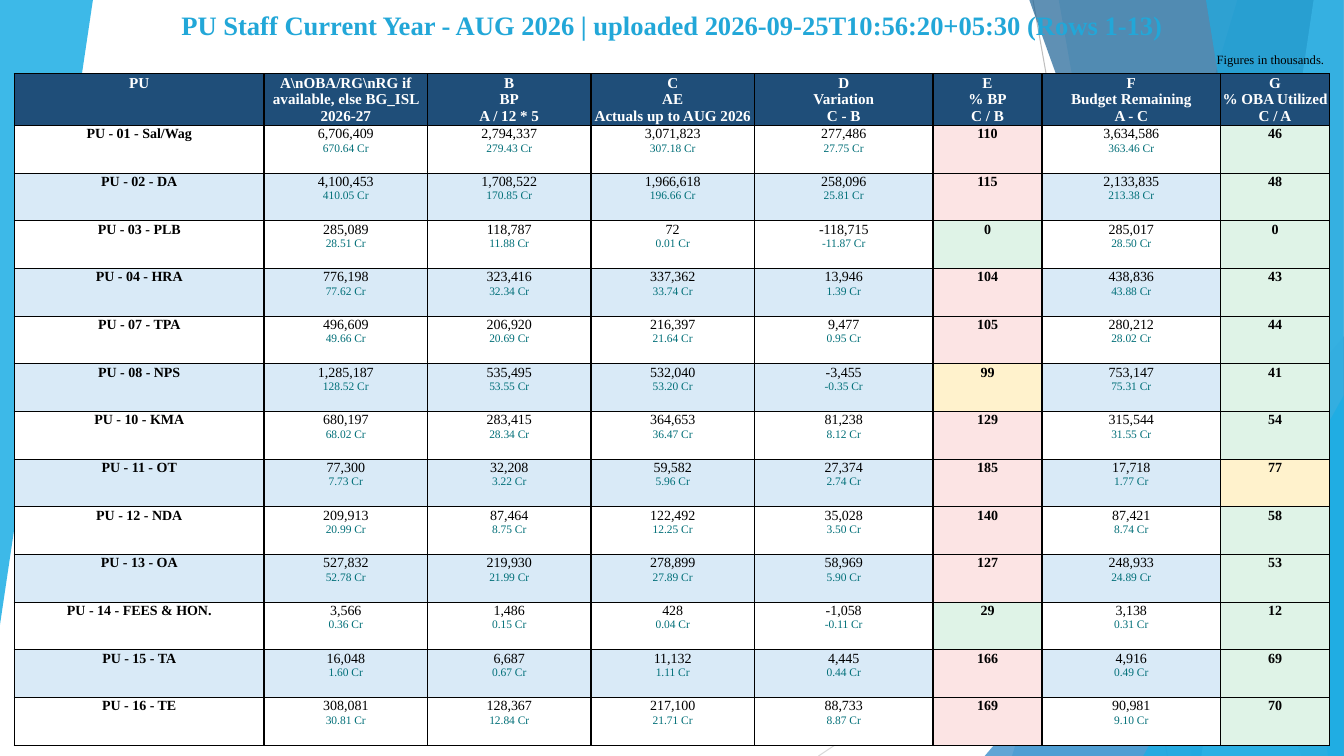
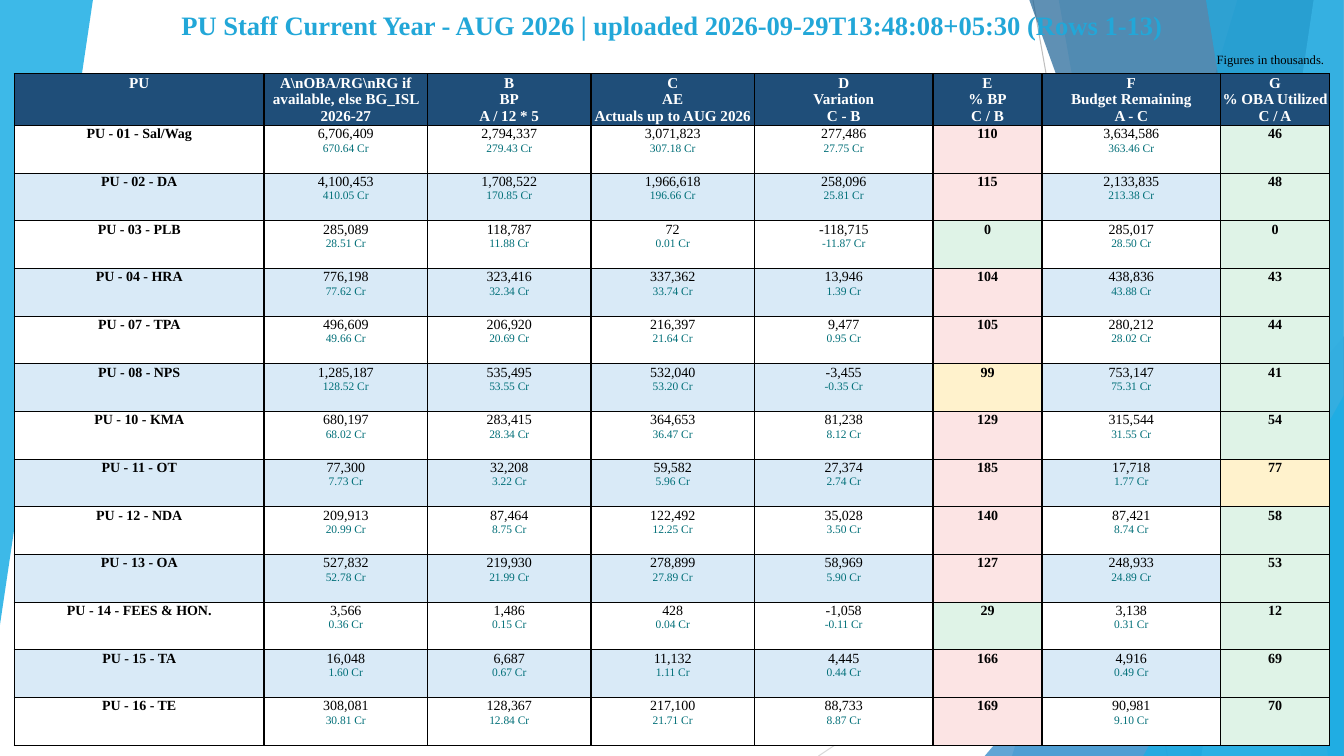
Before and after one commit to girishtiwari007/MB-BUDGET, a slide deck: slide 3 of exports/Moradabad_Division_Current_Year_Budget_Analysis.pptx. Drawn at 1344x756 pixels with LibreOffice and Linux fonts; fonts in the diff are those of the drawing. Boxes give left, top, right and bottom in pixels: in the first picture for what was removed or moved away, otherwise in the second. Text is boxed around its words. In the diff, an @@ line names an element or a change of style, - is before the commit and + after.

```diff
--- a/exports/Moradabad_Division_Current_Year_Budget_Analysis.pptx
+++ b/exports/Moradabad_Division_Current_Year_Budget_Analysis.pptx
@@ text at (x1=181, y1=14, x2=1098, y2=41): text changed @@
-PU Staff Current Year - AUG 2026 | uploaded 2026-09-25T10:56:20+05:30 (Rows 1-13)
+PU Staff Current Year - AUG 2026 | uploaded 2026-09-29T13:48:08+05:30 (Rows 1-13)
```
Also in this commit, not shown: 11 other slides changed, 41 other files.
